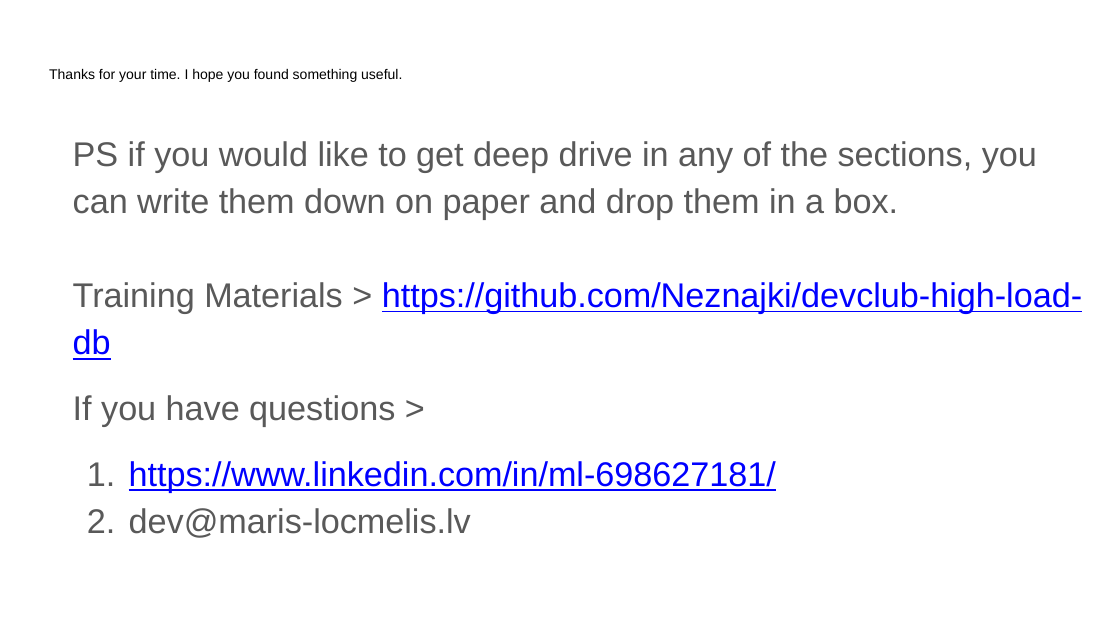
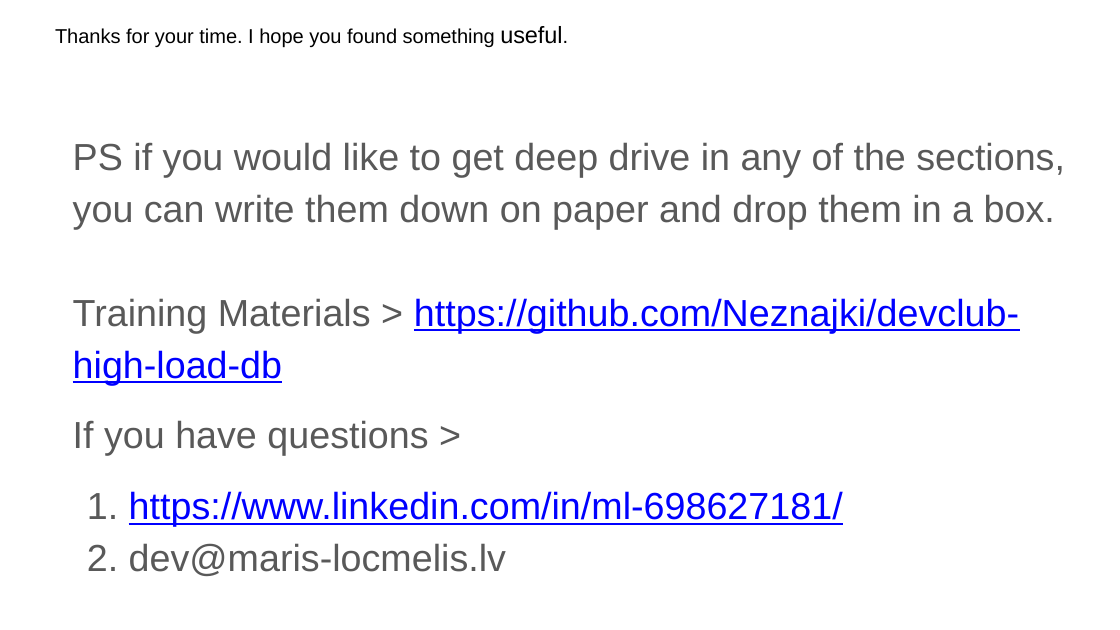
Before and after one commit to Neznajki/devclub-high-load-db, a slide deck: slide 30 of High Load System DB.pptx (slide 29 before the commit). Drawn at 1120x630 pixels with LibreOffice and Linux fonts; fonts in the diff are those of the drawing. Boxes give left, top, right and bottom in pixels: in the first picture for what was removed or moved away, otherwise in the second. Text is boxed around its words. In the diff, an @@ line names an element or a change of style, - is before the commit and + after.

```diff
--- a/High Load System DB.pptx
+++ b/High Load System DB.pptx
@@ text "Thanks for your time. I ...": place and size @@
-text "Thanks for your time. I ..." at [49, 69, 402, 82]
+text "Thanks for your time. I ..." at [55, 26, 562, 48]
@@ text "Thanks for your time. I ..." at [55, 26, 562, 48]: size 9 to 12.9 pt in "Thanks for your time. I hope you ..."; size 9 to 15.1 pt in "useful." @@
@@ text "PS if you would like ..." at [73, 142, 1065, 576]: size 22 to 24.2 pt @@
```
Also in this commit, not shown: 22 other slides changed, 1 slide added.
